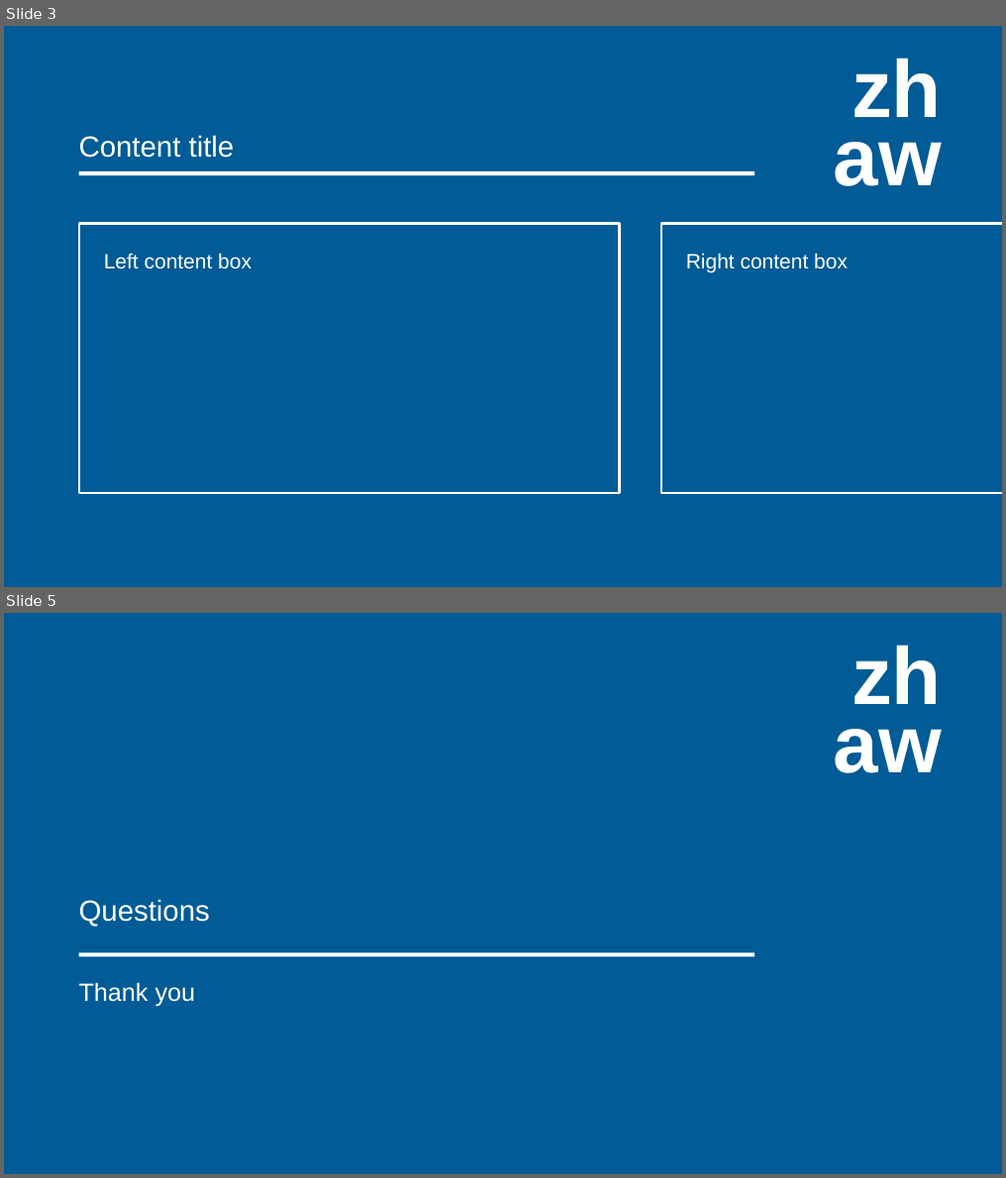
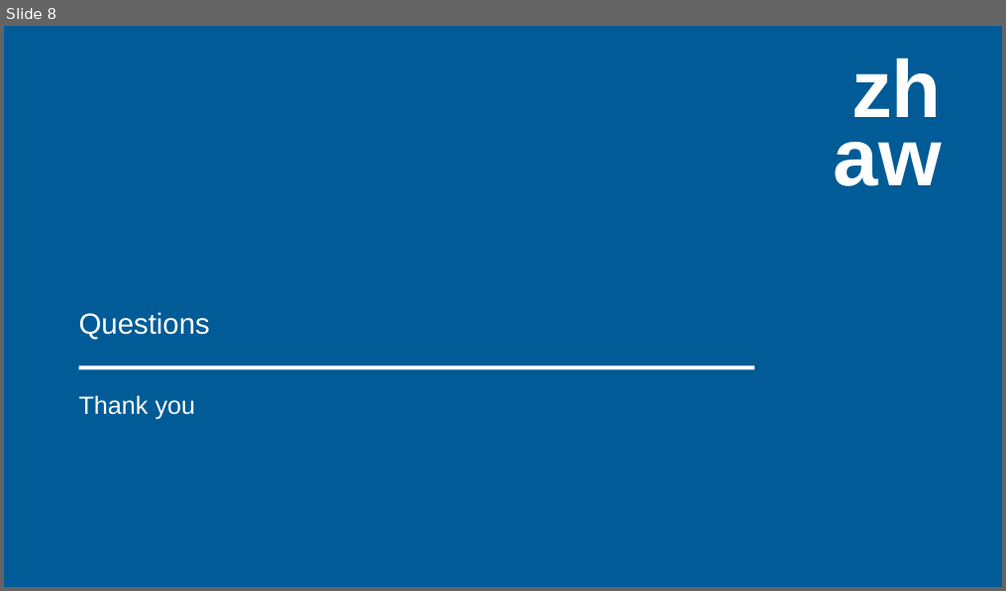
Before and after one commit to the-nerd-sloth/co3-semester-project, a slide deck: Presentation/presentation.pptx. Shown one above the other, each under a label of ours: slides 3 and 5 before the commit, slide 8 after it; the slides between them are not shown. The pictures are 1006x1178 and 1006x591 pixels, drawn with LibreOffice and Linux fonts; fonts in the diff are those of the drawing. Boxes give left, top, right and bottom in pixels: in the first picture for what was removed or moved away, otherwise in the second. Text is boxed around its words. In the diff, an @@ line names an element or a change of style, - is before the commit and + after.

```diff
--- a/Presentation/presentation.pptx
+++ b/Presentation/presentation.pptx
@@ slide 3 removed at (x1=4, y1=26, x2=1002, y2=587), background #005B96 @@
@@ text removed at (x1=834, y1=58, x2=942, y2=186) @@
-zh
-aw
@@ text removed at (x1=79, y1=135, x2=235, y2=158) @@
-Content title
@@ rectangle removed at (x1=79, y1=172, x2=754, y2=175) @@
@@ rectangle removed at (x1=79, y1=224, x2=620, y2=494) @@
-Left content box
@@ rectangle removed at (x1=660, y1=224, x2=1002, y2=494) @@
-Right content box
@@ what was slide 5 is now slide 8 @@
```
Also in this commit, not shown: 1 slide changed, 6 slides added, 2 other slides removed, 1 other file.
